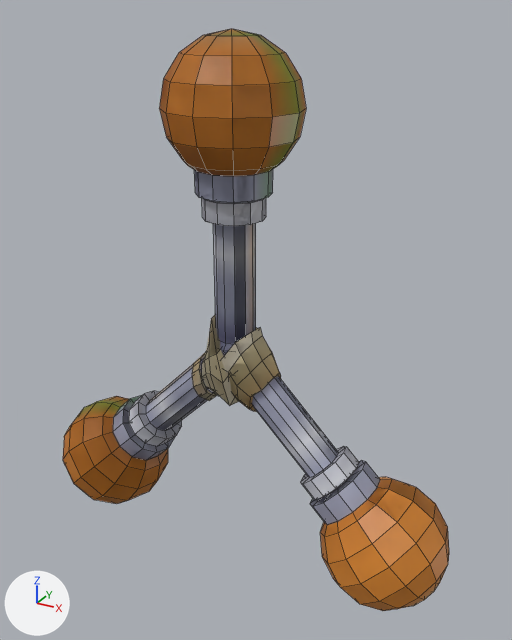
Renders of the FBX model ModelsNStuff/Pickups/supersticky/stickybomb.fbx from each side of a commit.
The view is the same before and after, from a camera (50 mm lens) standing at (16.5, -28.0, 16.1) and looking at (0.9, 0.5, 1.9). Every picture has the same lights, and +X, +Y and +Z are marked at lower left. Mesh edges are drawn as thin lines. Where no turn or scale is listed for an object, it has been applied to the vertices.
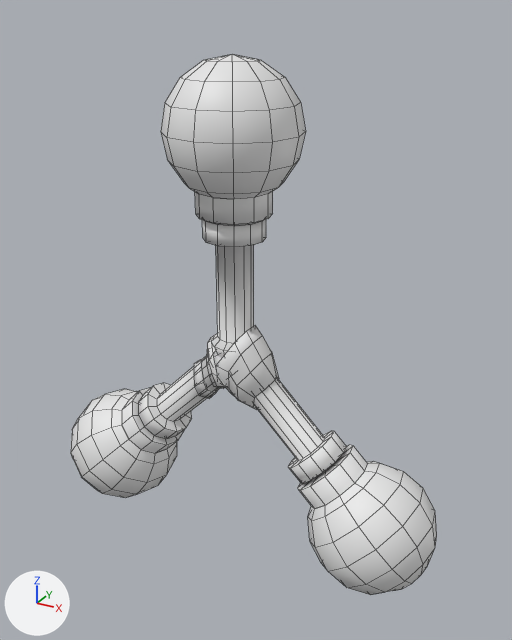
The change in detail:
me_cylinder_005 is used by ob_cylinder_005; location (0.0, 0.0, 0.0).
me_cylinder_005 had 715 vertices, 673 faces and spanned x -11.8..11.8, y -3.2..3.2, z -11.8..15.3.
me_cylinder_005 now has 705 vertices, 663 faces and spans x -11.1..11.1, y -3.2..3.2, z -11.1..14.3.
me_cylinder_005 part 1: the loose piece of 85 vertices spanning x -3.2..3.2, y -3.2..3.2, z 9.5..15.3 is turned 180 degrees about the z axis through its middle, then moved by (0.0, 0.0, -1.0).
me_cylinder_005 part 2: the loose piece of 85 vertices spanning x 5.3..11.8, y -3.2..3.2, z -11.8..-5.3 is turned 180 degrees about the z axis through its middle, then moved by (-16.4, 0.0, 0.7).
me_cylinder_005 part 3: the loose piece of 85 vertices spanning x -11.8..-5.3, y -3.2..3.2, z -11.8..-5.3 is turned 180 degrees about the z axis through its middle, then moved by (16.4, 0.0, 0.7).
me_cylinder_005 part 4: the loose piece of 40 vertices spanning x -0.4..2.3, y -1.5..1.4, z -3.1..1.6 is rebuilt with 30 vertices and now spans x -0.3..1.5, y -1.3..1.5, z -2.2..0.9.
me_cylinder_005 part 5: a new loose piece of 20 vertices spanning x 1.1..2.4, y -1.0..1.0, z -3.0..-0.6.
me_cylinder_005 part 6: 309 vertices removed from x -8.0..8.0, y -1.8..1.8, z -8.0..9.5; 289 vertices added at x -7.3..7.3, y -1.8..1.8, z -7.3..8.5.
me_cylinder_005 part 7: 29 faces spanning x -1.4..1.4, y -1.2..1.2, z -1.4..0.7 switch from mat_material_001 (picture img_32x32_png) to no material.
me_cylinder_005 part 8: the surface is now shaded smooth.
Object 'Cylinder.005' (ob_cylinder_005) turns from (0, 0, 0) to (0, 0, -180) degrees about x, y and z.
Object 'Cube.001' (ob_cube_001) is deleted.
Object 'Cylinder.002' (ob_cylinder_002) is deleted.
Object 'Cylinder' (ob_cylinder) is deleted.
Object 'Cylinder.001' (ob_cylinder_001) is deleted.

Location of each change, (x1, y1, x2, y2) in pixels of the pictures (512 x 640 px; the box of a moved part takes in the faces that stretch with it):
'Cylinder.005', reshaped, turned: before (63, 315, 449, 611); after (71, 54, 437, 595)
'Cylinder', deleted: before (159, 29, 306, 355)
'Cylinder.001', deleted: before (252, 376, 448, 608)
'Cylinder.002', deleted: before (63, 356, 211, 503)
'Cube.001', deleted: before (222, 334, 272, 408)
part 1 of me_cylinder_005, moved or reshaped (not visible before): after (161, 54, 306, 199)
part 2 of me_cylinder_005, moved or reshaped: before (320, 479, 449, 611); after (308, 461, 437, 595)
part 3 of me_cylinder_005, moved or reshaped: before (63, 397, 168, 504); after (71, 389, 177, 498)
part 4 of me_cylinder_005, rebuilt: before (221, 328, 281, 412); after (207, 333, 227, 388)
part 5 of me_cylinder_005, added: after (194, 358, 218, 399)
part 6 of me_cylinder_005, moved or reshaped: before (113, 315, 380, 525); after (122, 192, 368, 509)
part 7 of me_cylinder_005, recoloured: after (214, 347, 227, 358)
